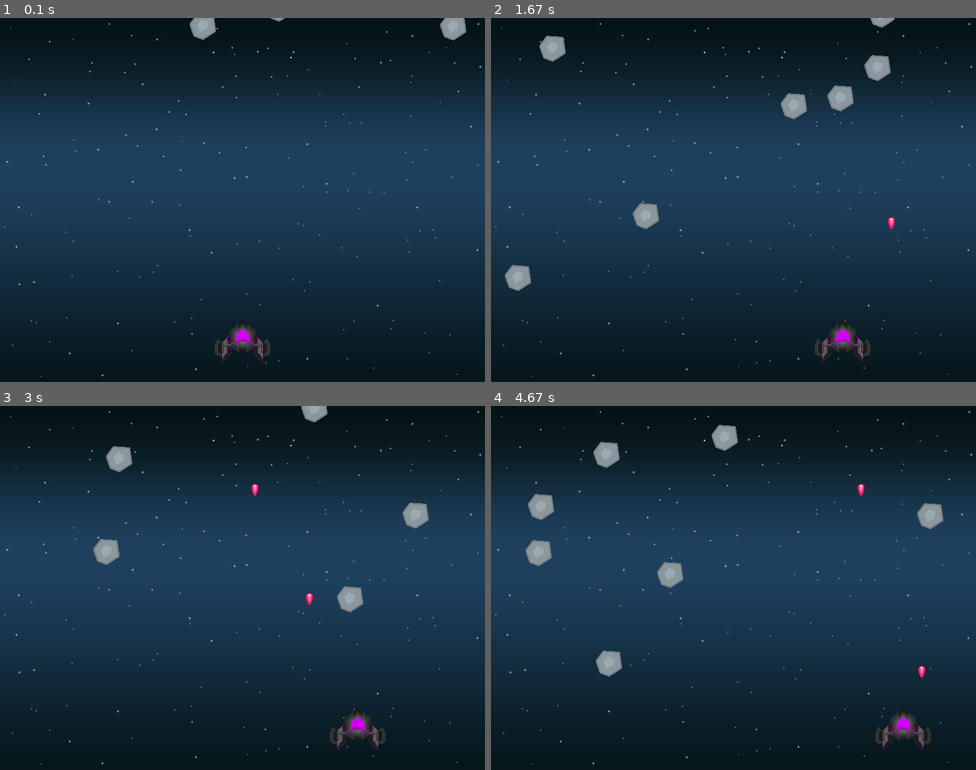
Above: before the commit, frames 1-4 (two rows, left to right).
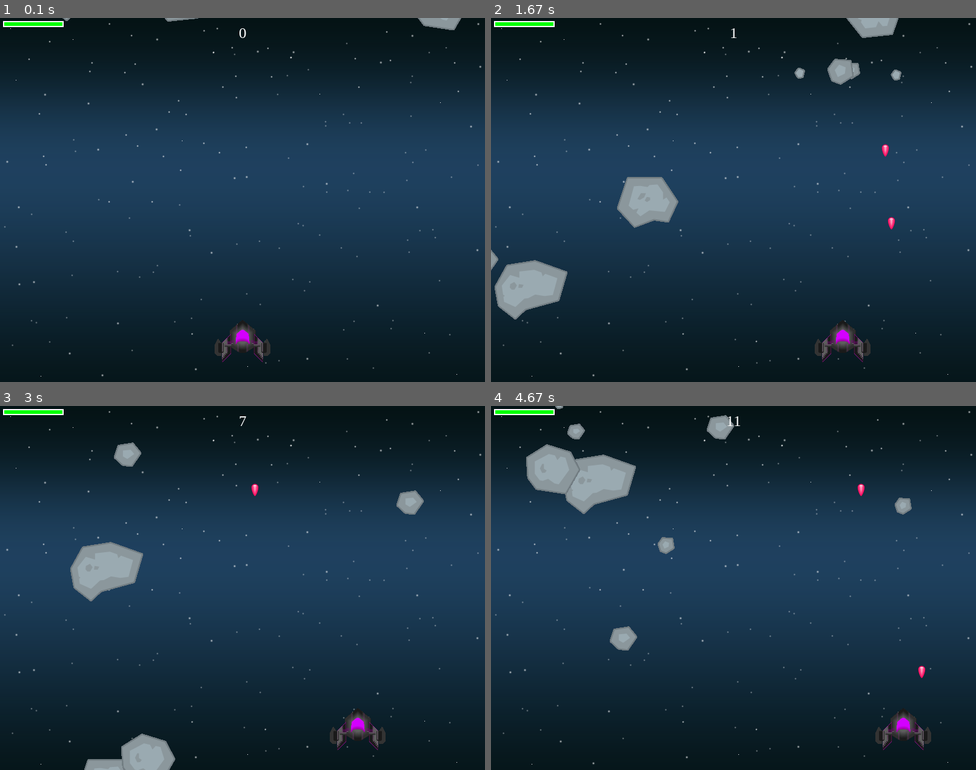
Above: after the commit, the same moments.

Repository: Mundanesleet/Pygame_Juego
Game: pygame game, started from space_shooter.py
The game is run twice, just before and just after one commit, with the same random seed, the same clock (stepped at 60 frames per second) and the same inputs.
Inputs:
- Up to frame 1 (0.1 s): no input
- Up to frame 2 (1.67 s): hold Right 0.33-0.8 s; hold Right 0.83-1.3 s; tap Space at 0.9, 1.2, 1.4 s; hold Left from 1.33 s (still down)
- Up to frame 3 (3 s): tap Space at 1.7, 1.97, 2.27, 2.4, 2.7 s; release Left at 1.87 s; hold Left 1.9-2.3 s; hold Right 2.33-2.97 s
- Up to frame 4 (4.67 s): hold Left 3-3.47 s; tap Space at 3.07, 3.37, 3.57, 3.87, 4.07, 4.37, 4.57 s; hold Right 3.5-3.97 s; hold Right 4-4.47 s; hold Left from 4.5 s (still down)

The runs differ from the first frame. In frame 1, 0.8% of the frame differs, in the area x 0-97%, y 0-7%; in frame 2, 4.9%; in frame 3, 4.1%; in frame 4, 5.4%, in the area x 0-94%, y 0-75%.

Commit message:
Juego Terminado

Diff:
--- a/space_shooter.py
+++ b/space_shooter.py
@@ -10,12 +10,28 @@
 #Colores
 negro = (0,0,0)
 blanco = (255,255,255)
+verde = (0, 255, 0)
 
 pygame.init()
-pygame.mixer.init()
 screen = pygame.display.set_mode((WIDTH, HEIGHT))
 pygame.display.set_caption('Shooter')
 clock = pygame.time.Clock()
+
+def draw_text(surface, text, size, x, y):
+    font = pygame.font.SysFont('serif', size)
+    text_surface = font.render(text, True, blanco)
+    text_rect = text_surface.get_rect()
+    text_rect.midtop = (x, y)
+    surface.blit(text_surface, text_rect)
+
+def draw_shield_bar(surface, x, y, percentage):
+    BAR_LENGHT = 100
+    BAR_HEIGHT = 10
+    fill = (percentage / 100) * BAR_LENGHT
+    border = pygame.Rect(x, y, BAR_LENGHT, BAR_HEIGHT)
+    fill = pygame.Rect(x, y, fill, BAR_HEIGHT)
+    pygame.draw.rect(surface, verde, fill)
+    pygame.draw.rect(surface, blanco, border, 2)
 
 class Player(pygame.sprite.Sprite):
     def __init__(self):
@@ -26,6 +42,7 @@
         self.rect.centerx = WIDTH // 2
         self.rect.bottom = HEIGHT - 10
         self.speed_x = 0
+        self.shield = 100
 
     #Funcion de actualizacion
     def update(self):
@@ -49,18 +66,18 @@
 class Meteor(pygame.sprite.Sprite):
     def __init__(self):
         super().__init__()
-        self.image = pygame.image.load('assets/meteorGrey_med1.png').convert()
+        self.image = random.choice(meteor_images)
         self.image.set_colorkey(negro)
         self.rect = self.image.get_rect()
         self.rect.x = random.randrange(WIDTH - self.rect.width)
-        self.rect.y = random.randrange(-100, -40)
+        self.rect.y = random.randrange(-140, -100)
         self.speedy = random.randrange(1, 10)
         self.speedx = random.randrange(-5, 5)
 
     def update(self):
         self.rect.y += self.speedy
         self.rect.x += self.speedx
-        if self.rect.top > HEIGHT + 10 or self.rect.left < -25 or self.rect.right > WIDTH + 25:
+        if self.rect.top > HEIGHT + 10 or self.rect.left < -40 or self.rect.right > WIDTH + 25:
             self.rect.x = random.randrange(WIDTH - self.rect.width)
             self.rect.y = random.randrange(-100, -40)
             self.speedy = random.randrange(1, 10)
@@ -80,6 +97,15 @@
         if self.rect.bottom < 0:
             self.kill()
 
+meteor_images = []
+meteor_list = [ "assets/meteorGrey_big1.png", "assets/meteorGrey_big2.png", "assets/meteorGrey_big3.png", "assets/meteorGrey_big4.png",
+				"assets/meteorGrey_med1.png", "assets/meteorGrey_med2.png", "assets/meteorGrey_small1.png", "assets/meteorGrey_small2.png",
+				"assets/meteorGrey_tiny1.png", "assets/meteorGrey_tiny2.png"]
+
+for img in meteor_list:
+    meteor_images.append(pygame.image.load(img).convert())
+
+
 #Cargar Imagen De Fondo
 background = pygame.image.load('assets/background.png').convert()
 
@@ -89,11 +115,16 @@
 
 player = Player()
 all_sprites.add(player)
-
-for i in range(8):
+def new_meteor():
     meteor = Meteor()
     all_sprites.add(meteor)
     meteor_list.add(meteor)
+
+for i in range(8):
+    new_meteor()
+
+#Variable de Puntaje
+score = 0
 
 running = True
 while running:
@@ -110,20 +141,28 @@
     #Verificar colisiones - meteoro - laser
     hits = pygame.sprite.groupcollide(meteor_list, bullets, True, True)
     for hit in hits:
-        meteor = Meteor()
-        all_sprites.add(meteor)
-        meteor_list.add(meteor)
+        score += 1
+        new_meteor()
 
     #Verificar colisiones - jugador - meteoro
     hits = pygame.sprite.spritecollide(player, meteor_list, True)
 
-    if hits:
-        running = False
+    for hit in hits:
+        player.shield -= 25
+        new_meteor()
+        if player.shield <= 0:
+            running = False
 
     screen.blit(background, [0, 0])
 
     all_sprites.draw(screen)
 
+    #Marcador
+    draw_text(screen, str(score ), 25, WIDTH // 2, 10)
+
+    #Escudo
+    draw_shield_bar(screen, 5, 5, player.shield)
+
     pygame.display.flip()
 
 pygame.quit()
Binary file removed: assets/regularExplosion00.png
Binary file removed: assets/regularExplosion01.png
Binary file removed: assets/regularExplosion02.png
Binary file removed: assets/regularExplosion03.png
Binary file removed: assets/regularExplosion04.png
Binary file removed: assets/regularExplosion05.png
Binary file removed: assets/regularExplosion06.png
Binary file removed: assets/regularExplosion07.png
Binary file removed: assets/regularExplosion08.png
Not shown, changed: readme.md
Not shown, removed: assets/explosion.wav
Not shown, removed: assets/laser5.ogg
(and 1 more such lines)
